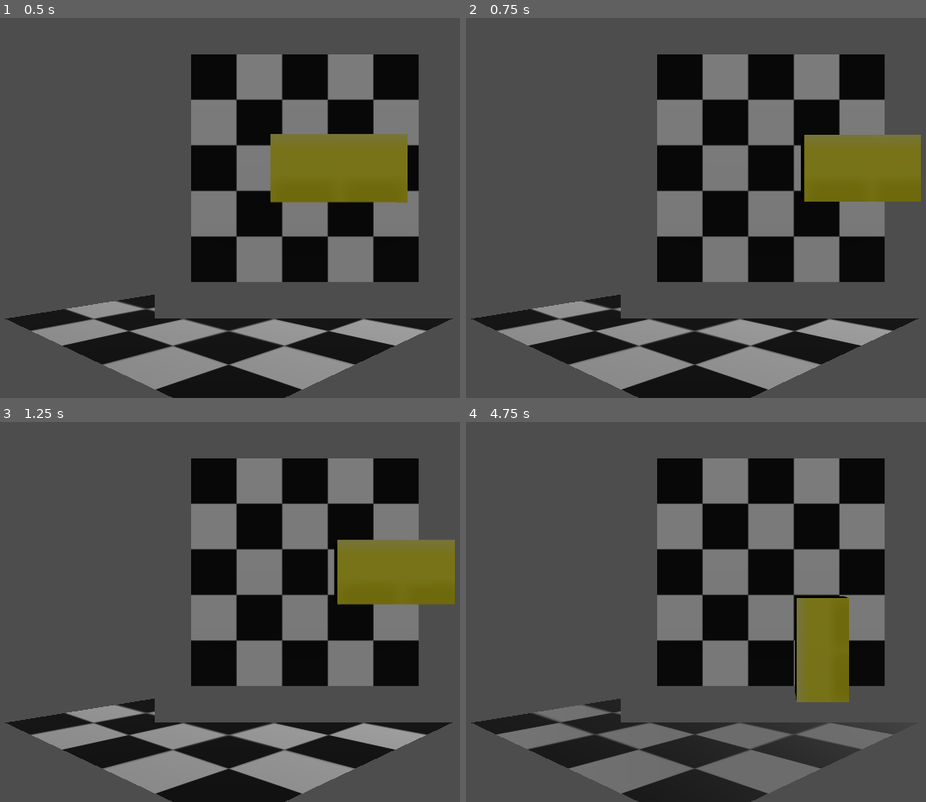
Above: before the commit, frames 1-4 (two rows, left to right).
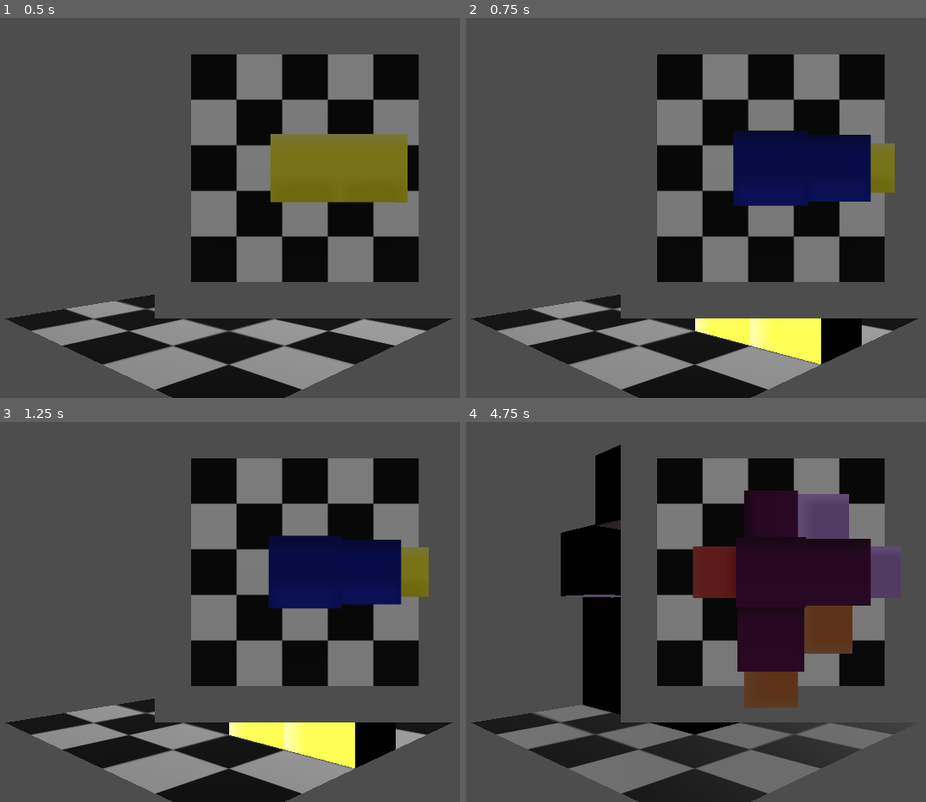
Above: after the commit, the same moments.

Repository: rdalton1124/3d-tetris
Game: Godot game, scene res://root.tscn
The game is run twice, just before and just after one commit, with the same random seed, the same clock (stepped at 60 frames per second) and the same inputs.
Inputs:
- Up to frame 1 (0.5 s): no input
- Up to frame 2 (0.75 s): tap Enter at 0.5 s; hold D (move_right) from 0.53 s (still down); tap Space (quick drop) at 0.6 s
- Up to frame 3 (1.25 s): keep holding D (move_right)
- Up to frame 4 (4.75 s): release D (move_right) at 1.28 s; hold S (move_backward) 1.28-2.03 s; tap V (change_cam) at 1.35 s; tap Space (quick drop) at 1.55, 2.1, 3.05, 3.8, 4.55 s; hold D (move_right) 2.03-2.78 s; hold W (move_forward) 2.78-3.53 s; tap I (rotate-x-ccw) at 2.85 s; hold A (move_left) from 3.53 s (still down); tap K (rotate-x-cw) at 3.6 s; tap U (rotate-y-ccw) at 4.35 s

Frame 1 is identical in both runs. In frame 2, 9.5% of the frame differs, in the area x 49-99%, y 29-92%; in frame 3, 9.1%; in frame 4, 22%, in the area x 20-95%, y 6-83%.

Commit message:
Got motion mostly working
- Changed the transofrms of the walls, as they were misplaced
- Changed the size of the walls as they were accidnetally made too small
- added a function to keep the blocks on the grid
- made collision cylninders slightly samller than tetriminoes so that the corners stopped getting caught
- added in rudimentary quick drop function
-

Diff:
--- /dev/null
+++ b/clear.gd
@@ -0,0 +1,11 @@
+extends Node3D
+
+
+# Called when the node enters the scene tree for the first time.
+func _ready():
+	pass # Replace with function body.
+
+
+# Called every frame. 'delta' is the elapsed time since the previous frame.
+func _process(delta):
+	pass
--- a/root.tscn
+++ b/root.tscn
@@ -1,9 +1,10 @@
-[gd_scene load_steps=8 format=3 uid="uid://cfhsf5sgaj3i1"]
+[gd_scene load_steps=9 format=3 uid="uid://cfhsf5sgaj3i1"]
 
 [ext_resource type="Script" path="res://scripts/root.gd" id="1_lr66d"]
 [ext_resource type="Texture2D" uid="uid://b0qgny2r33yl5" path="res://textures/checker.png" id="2_401pd"]
 [ext_resource type="Script" path="res://scripts/Spawner.gd" id="3_wufij"]
 [ext_resource type="PackedScene" uid="uid://ce0jxw8p1twud" path="res://wall.tscn" id="4_eejy0"]
+[ext_resource type="Script" path="res://clear.gd" id="5_blr60"]
 
 [sub_resource type="StandardMaterial3D" id="StandardMaterial3D_5s0fn"]
 albedo_texture = ExtResource("2_401pd")
@@ -47,17 +48,16 @@
 script = ExtResource("3_wufij")
 
 [node name="wall_right" parent="." instance=ExtResource("4_eejy0")]
-transform = Transform3D(-4.37114e-08, 0, 1, 0, 1, 0, -1, 0, -4.37114e-08, 5, 10, 0)
+transform = Transform3D(-4.37114e-08, 0, -1, 0, 1, 0, 1, 0, -4.37114e-08, 6.9, 10, 0)
 
 [node name="wall_left" parent="." instance=ExtResource("4_eejy0")]
-transform = Transform3D(1, 0, 0, 0, 1, 0, 0, 0, 1, -5, 10, 0)
-rotation_edit_mode = 1
+transform = Transform3D(-4.37114e-08, 0, 1, 0, 1, 0, -1, 0, -4.37114e-08, -6.9, 10, 0)
 
 [node name="wall_bottom" parent="." instance=ExtResource("4_eejy0")]
-transform = Transform3D(1, 0, 0, 0, 1, 0, 0, 0, 1, 0, 10, 5)
+transform = Transform3D(1, 0, 0, 0, 1, 0, 0, 0, 1, 0, 10, 6.9)
 
 [node name="wall_top" parent="." instance=ExtResource("4_eejy0")]
-transform = Transform3D(1, 0, 0, 0, 1, 0, 0, 0, 1, 0, 10, -5)
+transform = Transform3D(1, 0, 0, 0, 1, 0, 0, 0, 1, 0, 10, -6.9)
 
 [node name="top viewport container" type="SubViewportContainer" parent="."]
 offset_left = 450.0
@@ -72,6 +72,9 @@
 transform = Transform3D(1, 0, 0, 0, -4.37114e-08, 1, 0, -1, -4.37114e-08, 0, 100, 0)
 fov = 15.0
 
-[node name="back_camera" type="Camera3D" parent="."]
+[node name="back camera" type="Camera3D" parent="."]
 transform = Transform3D(-0.707107, 0, -0.707107, 0, 1, 0, 0.707107, 0, -0.707107, -10.25, 3.5, -10.25)
 fov = 45.0
+
+[node name="landed" type="Node3D" parent="."]
+script = ExtResource("5_blr60")
--- a/scripts/Spawner.gd
+++ b/scripts/Spawner.gd
@@ -1,14 +1,23 @@
+#responsible for spawning new pieces
+#when the previous block has landed.
+#works by choosing random number and
+#spawning the corresponding tetriminoes.
+
 extends Node3D
+#rng
 @onready var rng = RandomNumberGenerator.new()
+#preload tetriminoes.
 const tets = [preload("res://tetriminos3D/tetrimino1.tscn"), preload("res://tetriminos3D/tetrimino2.tscn"), preload("res://tetriminos3D/tetrimino3.tscn"),
 preload("res://tetriminos3D/tetrimino4.tscn"), preload("res://tetriminos3D/tetrimino5.tscn"), preload("res://tetriminos3D/tetrimino6.tscn"),
 preload("res://tetriminos3D/tetrimino7.tscn"), preload("res://tetriminos3D/tetrimino8.tscn")]
 
 func _ready():
-	rng.randomize()
-	spawn()
+	rng.randomize()#randomize
+	spawn()#spawn the first tetrimino.
 func spawn():
-	print("Spawn called")
+	#choose a random number
 	var num = rng.randi_range(0, 7)
+	#spawn the corresponding block
 	var newBlock = tets[num].instantiate()
+
 	add_child(newBlock)
--- a/scripts/root.gd
+++ b/scripts/root.gd
@@ -1,10 +1,13 @@
+# Controls the cameras
+
 extends Node3D
 #find the cameras
-@onready var cam1 = $"back_camera"
+@onready var cam1 = $"back camera"
 @onready var cam2 = $"side camera"
-@onready var spawn = $Spawner
+
 func _ready():
 	cam2.set_current(true)
+
 func _process(delta):
 	if Input.is_action_just_pressed("change_cam"):
 		if cam1.is_current():
--- a/scripts/tetrimino3D.gd
+++ b/scripts/tetrimino3D.gd
@@ -2,6 +2,7 @@
 @onready var root = get_parent().get_parent()
 @onready var cam = root.get_node("side camera")
 @onready var spawner = get_parent()
+@onready var landed = root.get_node("landed")
 
 # collision variables
 var collidingLeft
@@ -15,17 +16,24 @@
 	collidingTop = false
 	collidingBottom = false
 func _physics_process(delta):
+
 	if not is_on_floor():
+		#go faster is speed up pressed
 		if Input.is_action_pressed("speed_up"):
 			velocity.y = -7.5
+		elif Input.is_action_just_pressed("quick drop"):
+			velocity.y = -9000
+		#otherwise go normal speed
 		else:
 			velocity.y = -5
 	else:
+
+		landed.add_child(self) #add self to collection of landedblocks
+		velocity.y = 0#stop
+		finalSnap()
 		printPos()
-		velocity.y = 0
-		snap()
-		spawner.spawn()
-		set_physics_process(false)
+		spawner.spawn()#spawn new
+		set_physics_process(false)#cease physics processsing
 
 	if Input.is_action_just_pressed("rotate-x-cw"):
 		self.rotate_x( -PI / 2)
@@ -45,30 +53,26 @@
 	if Input.is_action_just_pressed("move_forward") and not collidingTop:
 		if cam.is_current():
 			self.position.z -= 2
-		else:
+		else: #if using back camera, reverse
 			self.position.z += 2
-		printPos()
 	elif Input.is_action_just_pressed("move_backward") and not collidingBottom:
 		if cam.is_current():
 			self.position.z += 2
-		else:
+		else: #if using back camera reverse controls
 			self.position.z -= 2
-		printPos()
 	if Input.is_action_just_pressed("move_left") and not collidingLeft:
 		if cam.is_current():
 			self.position.x -= 2
-		else:
+		else: #if using back camera, reverse controls
 				self.position.x += 2
-		printPos()
 	elif Input.is_action_just_pressed("move_right") and not collidingRight:
 		if cam.is_current():
 			self.position.x += 2
 		else:
 			self.position.x -= 2
-		printPos()
+	move_and_slide()
+	snap()#snap to grid if not already
 
-	move_and_slide()
-	snap()
 	#reset collider booleans
 	collidingLeft = false
 	collidingRight = false
@@ -89,21 +93,16 @@
 			print("bottom wall collision")
 			collidingBottom = true
 
-func snap():
-	var x = int(position.x)
-	var z = int(position.z)
-	if not x % 2 == 0:
-		position.x -= x % 2
-
-	if not z % 2 == 0:
-		position.z -= z % 2
 func finalSnap():
 	snap()
-	var y = int(position.y)
-	if not y % 2 == 0:
-		position.y -= y % 2
-
+	position.y = round(position.y)
+func snap():
+	if not fmod(position.x, 2) == 0:
+		position.x -= fmod(position.x, 2)
+	if not fmod(position.z, 2) == 0:
+		position.z -= fmod(position.z, 2)
+#prints current position
 func printPos():
 	print("x = " +  str(position.x))
-	print("y = " + str(global_position.y))
+	print("y = " + str(position.y))
 	print("z = " + str(position.z))
--- a/tetriminos3D/tetrimino1.tscn
+++ b/tetriminos3D/tetrimino1.tscn
@@ -10,11 +10,7 @@
 material = SubResource("StandardMaterial3D_xfsth")
 
 [sub_resource type="CylinderShape3D" id="CylinderShape3D_vqw1o"]
-height = 3.0
-radius = 0.45
-
-[sub_resource type="CylinderShape3D" id="CylinderShape3D_sjal5"]
-height = 1.0
+height = 2.9
 radius = 0.49
 
 [node name="tetrimino1" type="CharacterBody3D"]
@@ -43,9 +39,9 @@
 skeleton = NodePath("../../../../../../..")
 
 [node name="CollisionShape3D" type="CollisionShape3D" parent="."]
-transform = Transform3D(1, 0, 0, 0, 1, 0, 0, 0, 1, 0, 1, 0)
+transform = Transform3D(1, 0, 0, 0, -1, 8.74228e-08, 0, -8.74228e-08, -1, 0, 1, 0)
 shape = SubResource("CylinderShape3D_vqw1o")
 
-[node name="CollisionShape3D2" type="CollisionShape3D" parent="."]
-transform = Transform3D(1, 0, 0, 0, 1, 0, 0, 0, 1, 1, 0, 0)
-shape = SubResource("CylinderShape3D_sjal5")
+[node name="CollisionShape3D3" type="CollisionShape3D" parent="."]
+transform = Transform3D(1, 0, 0, 0, -1, 8.74228e-08, 0, -8.74228e-08, -1, 0, 1, 0)
+shape = SubResource("CylinderShape3D_vqw1o")
--- a/tetriminos3D/tetrimino2.tscn
+++ b/tetriminos3D/tetrimino2.tscn
@@ -11,10 +11,10 @@
 material = SubResource("StandardMaterial3D_8kcs4")
 
 [sub_resource type="CapsuleShape3D" id="CapsuleShape3D_8vayj"]
-margin = 0.45
+radius = 0.49
+height = 1.9
 
 [sub_resource type="CylinderShape3D" id="CylinderShape3D_adfgc"]
-margin = 0.45
 
 [node name="tetrimino2" type="CharacterBody3D"]
 transform = Transform3D(2, 0, 0, 0, 2, 0, 0, 0, 2, 0, 0, 0)
--- a/tetriminos3D/tetrimino3.tscn
+++ b/tetriminos3D/tetrimino3.tscn
@@ -11,11 +11,12 @@
 material = SubResource("StandardMaterial3D_4ia2k")
 
 [sub_resource type="CylinderShape3D" id="CylinderShape3D_4ee6u"]
-height = 3.0
-radius = 0.45
+height = 2.9
+radius = 0.49
 
 [sub_resource type="CylinderShape3D" id="CylinderShape3D_3ttck"]
-radius = 0.45
+height = 1.9
+radius = 0.49
 
 [node name="tetrimino3" type="CharacterBody3D"]
 transform = Transform3D(2, 0, 0, 0, 2, 0, 0, 0, 2, 0, 0, 0)
--- a/tetriminos3D/tetrimino4.tscn
+++ b/tetriminos3D/tetrimino4.tscn
@@ -11,7 +11,8 @@
 material = SubResource("StandardMaterial3D_nsu5a")
 
 [sub_resource type="CylinderShape3D" id="CylinderShape3D_kajik"]
-radius = 0.45
+height = 1.9
+radius = 0.49
 
 [node name="tetrimino4" type="CharacterBody3D"]
 transform = Transform3D(2, 0, 0, 0, 2, 0, 0, 0, 2, 0, 0, 0)
--- a/tetriminos3D/tetrimino5.tscn
+++ b/tetriminos3D/tetrimino5.tscn
@@ -11,8 +11,8 @@
 material = SubResource("StandardMaterial3D_k4cue")
 
 [sub_resource type="CylinderShape3D" id="CylinderShape3D_wb65q"]
-height = 4.0
-radius = 0.45
+height = 3.9
+radius = 0.49
 
 [node name="tetrimino5" type="CharacterBody3D"]
 transform = Transform3D(1.99999, 0.00722482, -0.000396478, -0.00722501, 1.99999, -0.0009315, 0.00039311, 0.000932926, 2, 0, 0, 0)
--- a/tetriminos3D/tetrimino6.tscn
+++ b/tetriminos3D/tetrimino6.tscn
@@ -18,9 +18,12 @@
 material = SubResource("StandardMaterial3D_xyt40")
 
 [sub_resource type="CylinderShape3D" id="CylinderShape3D_y53bp"]
-radius = 0.45
+height = 1.9
+radius = 0.49
 
 [sub_resource type="CylinderShape3D" id="CylinderShape3D_v17hx"]
+height = 1.9
+radius = 0.49
 
 [node name="tetrimino6" type="CharacterBody3D"]
 transform = Transform3D(2, 0, 0, 0, 2, 0, 0, 0, 2, 0, 0, 0)
--- a/tetriminos3D/tetrimino7.tscn
+++ b/tetriminos3D/tetrimino7.tscn
@@ -11,8 +11,12 @@
 material = SubResource("StandardMaterial3D_4l43j")
 
 [sub_resource type="CylinderShape3D" id="CylinderShape3D_q2c4m"]
+height = 1.9
+radius = 0.49
 
 [sub_resource type="CylinderShape3D" id="CylinderShape3D_mnf06"]
+height = 1.9
+radius = 0.49
 
 [node name="tetrimino7" type="CharacterBody3D"]
 transform = Transform3D(2, 0, 0, 0, 2, 0, 0, 0, 2, 0, 0, 0)
--- a/tetriminos3D/tetrimino8.tscn
+++ b/tetriminos3D/tetrimino8.tscn
@@ -11,15 +11,16 @@
 material = SubResource("StandardMaterial3D_dnhad")
 
 [sub_resource type="CylinderShape3D" id="CylinderShape3D_p3kvw"]
-radius = 0.45
+height = 1.9
+radius = 0.49
 
 [sub_resource type="CylinderShape3D" id="CylinderShape3D_7fq3g"]
-height = 1.0
-radius = 0.45
+height = 0.9
+radius = 0.49
 
 [sub_resource type="CylinderShape3D" id="CylinderShape3D_w2v82"]
-height = 1.0
-radius = 0.45
+height = 0.9
+radius = 0.49
 
 [node name="tetrimino8" type="CharacterBody3D"]
 transform = Transform3D(2, 0, 0, 0, 2, 0, 0, 0, 2, 0, 0, 0)
--- a/wall.tscn
+++ b/wall.tscn
@@ -1,10 +1,26 @@
-[gd_scene load_steps=2 format=3 uid="uid://ce0jxw8p1twud"]
+[gd_scene load_steps=5 format=3 uid="uid://ce0jxw8p1twud"]
+
+[sub_resource type="PhysicsMaterial" id="PhysicsMaterial_b3flo"]
+friction = 0.0
+bounce = 0.46
+absorbent = true
 
 [sub_resource type="BoxShape3D" id="BoxShape3D_kjooa"]
-size = Vector3(5, 20, 0.1)
+size = Vector3(10, 20, 0.05)
+
+[sub_resource type="StandardMaterial3D" id="StandardMaterial3D_fhvlx"]
+transparency = 1
+albedo_color = Color(1, 1, 1, 0)
+
+[sub_resource type="BoxMesh" id="BoxMesh_a1vmo"]
+material = SubResource("StandardMaterial3D_fhvlx")
 
 [node name="wall" type="StaticBody3D"]
+physics_material_override = SubResource("PhysicsMaterial_b3flo")
 
 [node name="CollisionShape3D" type="CollisionShape3D" parent="."]
 shape = SubResource("BoxShape3D_kjooa")
-disabled = true
+
+[node name="MeshInstance3D" type="MeshInstance3D" parent="."]
+transform = Transform3D(10, 0, 0, 0, 20, 0, 0, 0, 0.02, 0, 0, 0)
+mesh = SubResource("BoxMesh_a1vmo")
Not shown: 1 places in tetriminos3D/tetrimino1.tscn that only renumber resources
